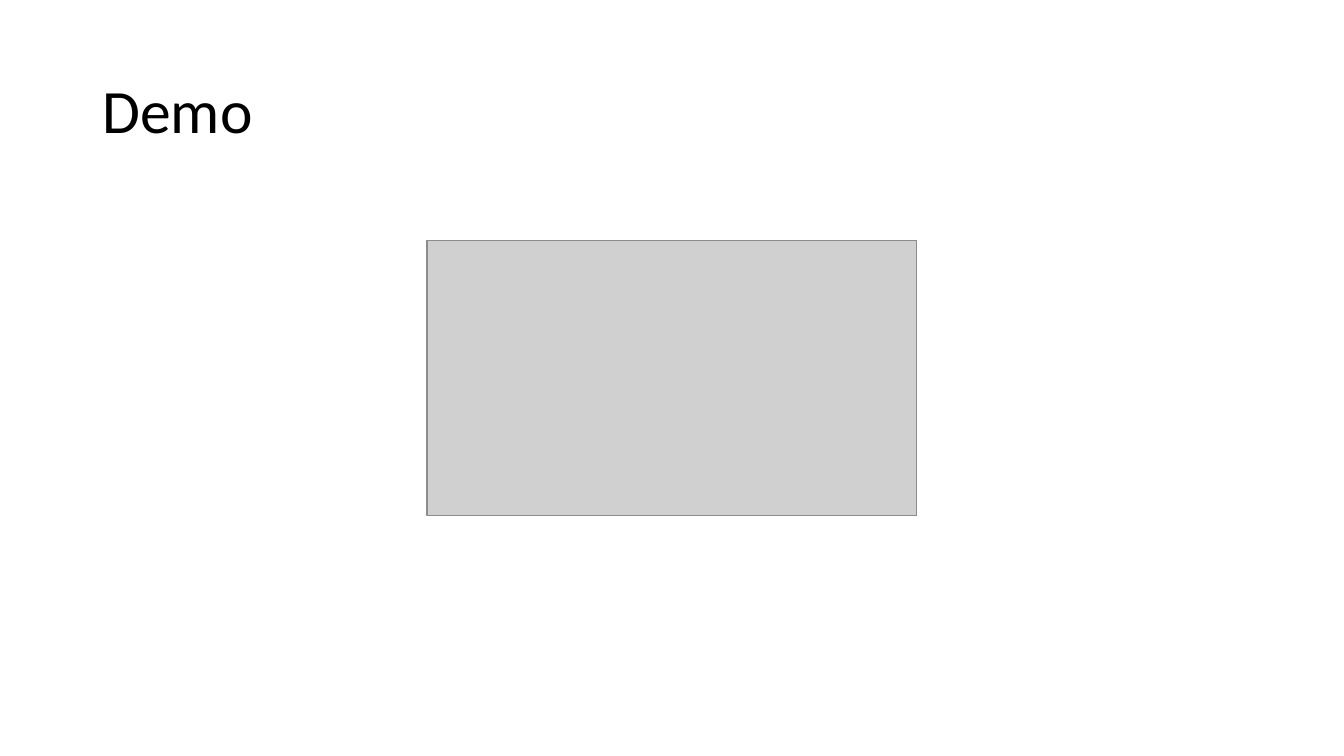
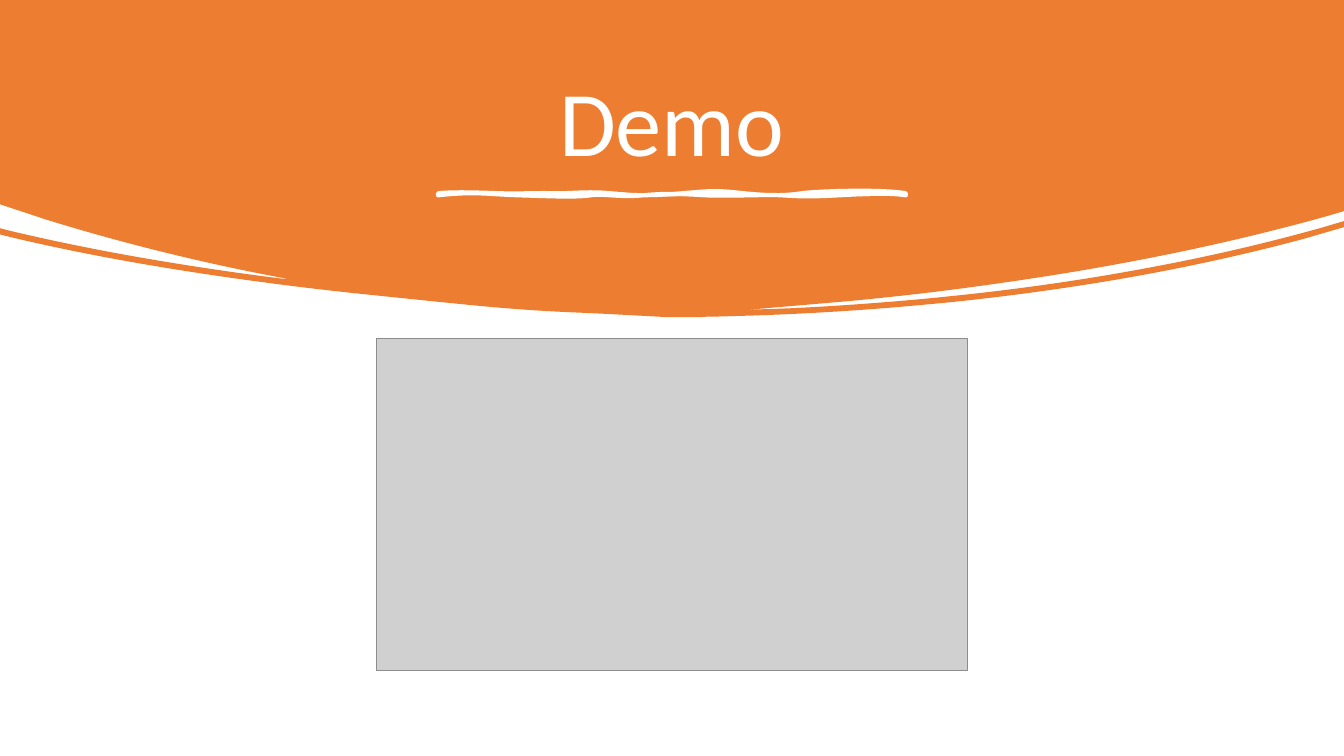
Before and after one commit to vladoiliev02/online-store, a slide deck: slide 7 of presentation.pptx. Drawn at 1344x756 pixels with LibreOffice and Linux fonts; fonts in the diff are those of the drawing; grey boxes stand for pictures. Boxes give left, top, right and bottom in pixels: in the first picture for what was removed or moved away, otherwise in the second. Text is boxed around its words. In the diff, an @@ line names an element or a change of style, - is before the commit and + after.

Commit message:
Style presentation

```diff
--- a/presentation.pptx
+++ b/presentation.pptx
@@ freeform shape added at [0, 0, 1344, 318], fill #ED7D31 @@
@@ title "Demo": place and size @@
-title "Demo" at [102, 93, 252, 134]
+title "Demo" at [559, 96, 784, 157]
@@ title "Demo" at [559, 96, 784, 157]: size 44 to 66 pt, text colour #000000 to #FFFFFF; alignment left to centre @@
@@ freeform shape added at [439, 194, 906, 196], fill #FFFFFF, outline #FFFFFF 3 pt @@
@@ picture: place and size @@
-picture at [427, 240, 918, 516]
+picture at [376, 338, 968, 670]
```
Also in this commit, not shown: 7 other slides changed.
